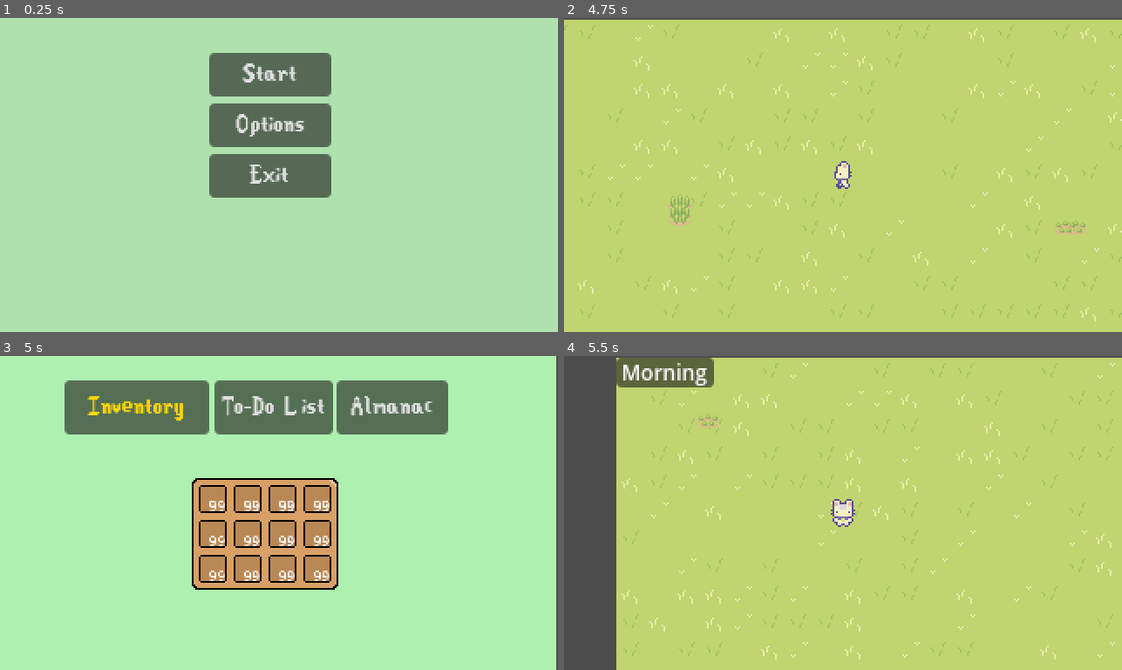
Above: before the commit, frames 1-4 (two rows, left to right).
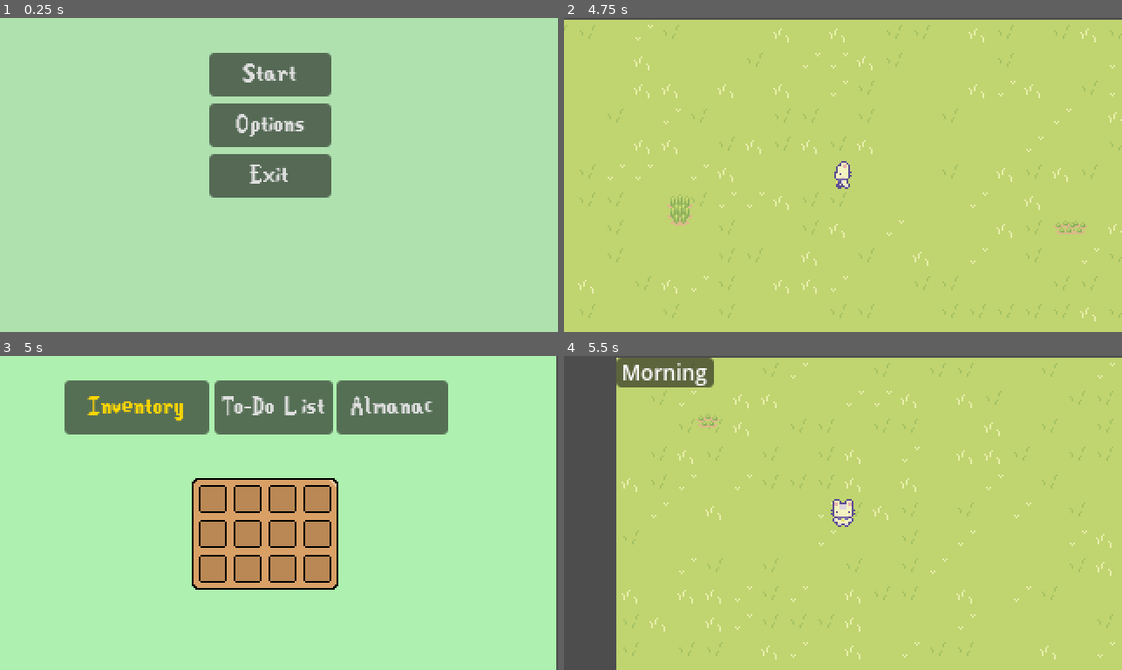
Above: after the commit, the same moments.

Repository: egd3025/everbloom
Game: Godot game, scene res://start_menu.tscn
The game is run twice, just before and just after one commit, with the same random seed, the same clock (stepped at 60 frames per second) and the same inputs.
Inputs (mouse positions are in pixels of both pictures, inside the frame that each line leads up to):
- Up to frame 1 (0.25 s): no input
- Up to frame 2 (4.75 s): click "Start" at 0.5 s; move the mouse to (965, 159) at 1.27 s; hold Right (ui_right) 1.28-2.03 s; hold C (collect) 1.28-2.03 s; move the mouse to (731, 190) at 2.02 s; hold Down (ui_down) 2.03-2.78 s; click (731, 190) at 2.1 s; tap C (collect) at 2.3, 3.6 s; move the mouse to (898, 105) at 2.77 s; hold Right (ui_right) 2.78-3.53 s; hold C (collect) 2.78-3.53 s; move the mouse to (815, 237) at 3.52 s; hold Up (ui_up) 3.53-4.28 s; move the mouse to (1010, 222) at 4.27 s; hold Left (ui_left) from 4.28 s (still down); hold C (collect) from 4.28 s (still down); click (1010, 222) at 4.35 s
- Up to frame 3 (5 s): keep holding Left (ui_left); keep holding C (collect); tap I (inventory) at 4.9 s
- Up to frame 4 (5.5 s): release Left (ui_left) at 5 s; release C (collect) at 5 s; click "Inventory" at 5 s

Frames 1-2 are identical in both runs. In frame 3, 0.7% of the frame differs, in the area x 37-60%, y 46-72%; in frame 4, nothing differs.
Error before the commit: Invalid access to property or key 'items' on a base object of type 'Resource (Inv)'. (res://Inventory/Inventory_UI.gd:10)

Commit message:
inventory has full implementation, plants need to be updated to disappear after collecting

Diff:
--- a/EverBloom/Inventory/Inventory_UI.gd
+++ b/EverBloom/Inventory/Inventory_UI.gd
@@ -4,11 +4,12 @@
 @onready var slots: Array = $NinePatchRect/GridContainer.get_children()
 
 func _ready():
+	inv.update.connect(update_slots)
 	update_slots()
 
 func update_slots():
-	for i in range(min(inv.items.size(), slots.size())):
-		slots[i].update(inv.items[i])
+	for i in range(min(inv.slots.size(), slots.size())):
+		slots[i].update(inv.slots[i])
 
 func _input(event):
 	if Input.is_action_just_pressed("pause"):
--- /dev/null
+++ b/EverBloom/Inventory/inventory.gd
@@ -0,0 +1,20 @@
+extends Resource
+
+class_name Inv
+
+signal update
+
+@export var slots: Array[InvSlot]
+
+func insert(item: InvItem):
+	var itemslots = slots.filter(func(slot): return slot.item == item)
+	# is this item already in the inventory? add it to the rest
+	if !itemslots.is_empty():
+		itemslots[0].amount += 1
+	else:
+		var emptyslots = slots.filter(func(slot): return slot.item == null)
+		# item is not in the inventory already, goes into a new slot
+		if !emptyslots.is_empty():
+			emptyslots[0].item = item
+			emptyslots[0].amount = 1
+	update.emit()
--- a/EverBloom/Inventory/inventory_ui_slot.gd
+++ b/EverBloom/Inventory/inventory_ui_slot.gd
@@ -1,10 +1,15 @@
 extends Panel
 
 @onready var item_visual: Sprite2D = $CenterContainer/Panel/item_display
+@onready var amount_text: Label = $CenterContainer/Panel/Label
 
 func update(slot: InvSlot):
 	if !slot.item:
 		item_visual.visible = false
+		amount_text.visible = false
 	else:
 		item_visual.visible = true
 		item_visual.texture = slot.item.texture
+		if slot.amount > 1:
+			amount_text.visible = true #only shows the number if there is more than 1 in the inventory
+		amount_text.text = str(slot.amount)
--- a/EverBloom/Inventory/player_inv.tres
+++ b/EverBloom/Inventory/player_inv.tres
@@ -1,7 +1,7 @@
 [gd_resource type="Resource" script_class="Inv" load_steps=15 format=3 uid="uid://dsa4i547iaexd"]
 
-[ext_resource type="Script" path="res://inventory_slot.gd" id="2_gxq8j"]
-[ext_resource type="Script" path="res://inventory.gd" id="2_ly6no"]
+[ext_resource type="Script" path="res://Inventory/inventory_slot.gd" id="2_gxq8j"]
+[ext_resource type="Script" path="res://Inventory/inventory.gd" id="2_ly6no"]
 
 [sub_resource type="Resource" id="Resource_kf3cc"]
 script = ExtResource("2_gxq8j")
--- a/EverBloom/Plants/Plant.gd
+++ b/EverBloom/Plants/Plant.gd
@@ -7,6 +7,7 @@
 var wheat = preload("res://Inventory/items/wheat_collectable.tscn")
 
 @export var item: InvItem
+var player = null
 
 
 # Called when the node enters the scene tree for the first time.
@@ -39,19 +40,13 @@
 
 func _input(event):
 	if Input.is_action_pressed("collect"):
-		if player_in_area and stage < 5:
-			match stage:
-				1:
-					plant.frame = 1
-		if player_in_area and stage == 5:
+		if player_in_area and stage > 4:
 			drop_wheat()
-			match stage:
-				1:
-					plant.frame = 1
 
 func _on_pickable_area_body_entered(body):
 	if body.has_method("player"):
 		player_in_area = true
+		player = body
 
 func _on_pickable_area_body_exited(body):
 	if body.has_method("player"):
@@ -62,3 +57,4 @@
 	wheat_instance.global_position = $Marker2D.global_position
 	# ^ takes the wheat collectable and puts it at the marker2d position
 	get_parent().add_child(wheat_instance)
+	player.collect(item)
--- a/EverBloom/Plants/Plant.tscn
+++ b/EverBloom/Plants/Plant.tscn
@@ -1,12 +1,15 @@
-[gd_scene load_steps=4 format=3 uid="uid://byhgnas87o1gb"]
+[gd_scene load_steps=5 format=3 uid="uid://byhgnas87o1gb"]
 
 [ext_resource type="Script" path="res://Plants/Plant.gd" id="1_egb8p"]
 [ext_resource type="Texture2D" uid="uid://c8a3mck1ac1vk" path="res://cup_noodle/Basic_Plants.png" id="2_rta03"]
+[ext_resource type="Resource" uid="uid://bov0m54vbd6lj" path="res://Inventory/items/Wheat.tres" id="2_t4qk8"]
 
 [sub_resource type="CircleShape2D" id="CircleShape2D_74do7"]
+radius = 15.0333
 
 [node name="Plant" type="Node2D"]
 script = ExtResource("1_egb8p")
+item = ExtResource("2_t4qk8")
 
 [node name="Sprite2D" type="Sprite2D" parent="."]
 texture = ExtResource("2_rta03")
--- a/EverBloom/World/world.tscn
+++ b/EverBloom/World/world.tscn
@@ -1,10 +1,11 @@
-[gd_scene load_steps=22 format=3 uid="uid://bnakm63s4hcam"]
+[gd_scene load_steps=23 format=3 uid="uid://bnakm63s4hcam"]
 
 [ext_resource type="TileSet" uid="uid://cxa3a7h17ymwt" path="res://stardew.tres" id="1_5jp6c"]
 [ext_resource type="Script" path="res://World/world.gd" id="1_a85sf"]
 [ext_resource type="Script" path="res://World/WorldGen.gd" id="2_rlebr"]
 [ext_resource type="Script" path="res://Player/Player.gd" id="4_fn72k"]
 [ext_resource type="Texture2D" uid="uid://br34h1te2q78s" path="res://cup_noodle/Basic Charakter Spritesheet.png" id="4_h38wm"]
+[ext_resource type="Resource" uid="uid://dsa4i547iaexd" path="res://Inventory/player_inv.tres" id="5_bvxdf"]
 [ext_resource type="PackedScene" uid="uid://byhgnas87o1gb" path="res://Plants/Plant.tscn" id="6_sfo2u"]
 [ext_resource type="Script" path="res://World/DayTimer.gd" id="7_qxuh3"]
 
@@ -144,6 +145,7 @@
 [node name="player" type="CharacterBody2D" parent="."]
 position = Vector2(130, 89)
 script = ExtResource("4_fn72k")
+inv = ExtResource("5_bvxdf")
 metadata/_edit_group_ = true
 
 [node name="CollisionShape2D" type="CollisionShape2D" parent="player"]
--- a/EverBloom/inventory.gd
+++ /dev/null
@@ -1,8 +0,0 @@
-extends Resource
-
-class_name Inv
-
-@export var slots: Array[InvSlot]
-
-func insert(item: InvItem):
-	pass
Renamed: EverBloom/inventory_slot.gd -> EverBloom/Inventory/inventory_slot.gd
